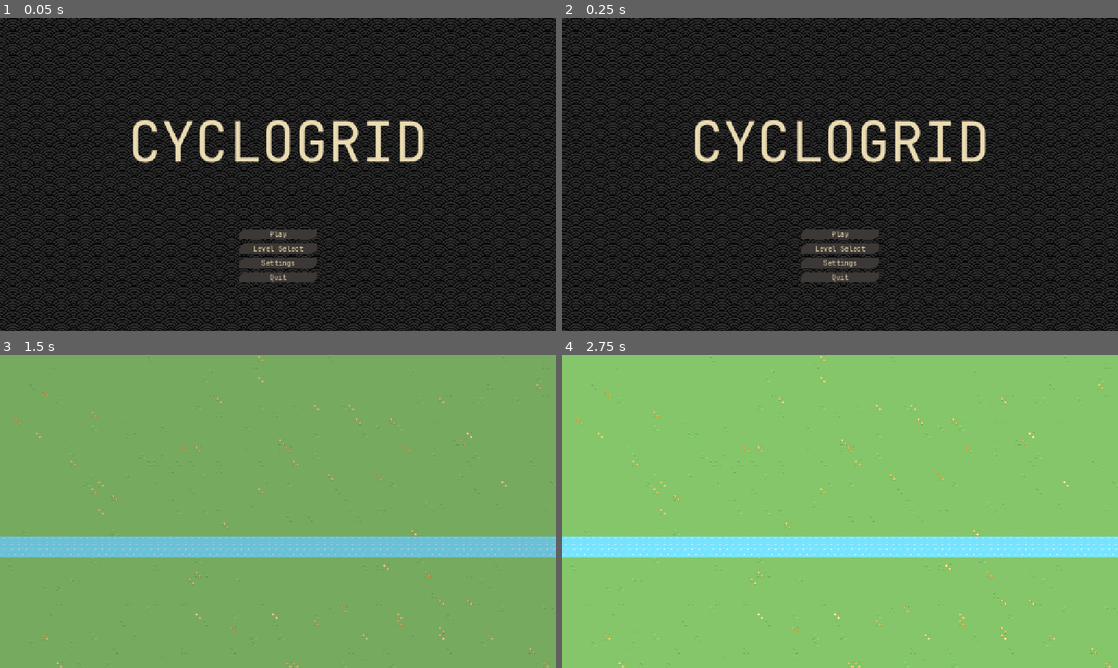
Above: before the commit, frames 1-4 (two rows, left to right).
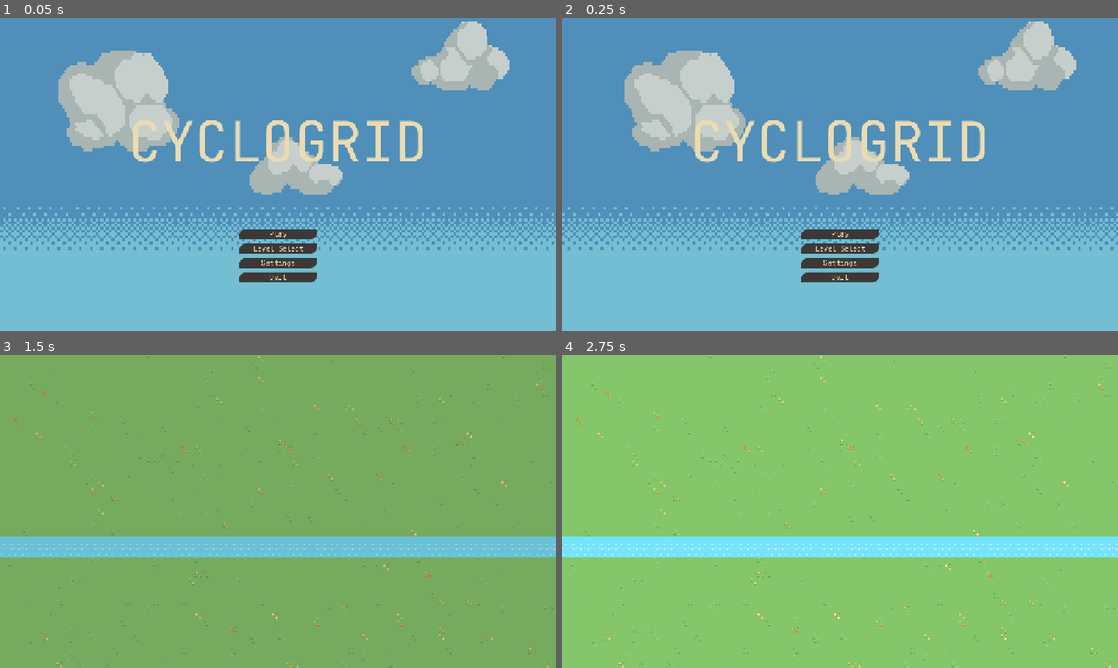
Above: after the commit, the same moments.

Repository: hutnerr/gmtk-jam-2025
Game: Godot game, scene res://00_main/Main.tscn
The game is run twice, just before and just after one commit, with the same random seed, the same clock (stepped at 60 frames per second) and the same inputs.
Inputs (mouse positions are in pixels of both pictures, inside the frame that each line leads up to):
- Up to frame 1 (0.05 s): no input
- Up to frame 2 (0.25 s): no input
- Up to frame 3 (1.5 s): click "Play" at 0.5 s; move the mouse to (400, 495) at 1.27 s
- Up to frame 4 (2.75 s): tap Enter at 2 s; move the mouse to (728, 527) at 2.02 s

The runs differ from the first frame. In frame 1, 97% of the frame differs, in the area x 0-100%, y 0-100%; in frame 2, 97%; in frame 3, 0.4%; in frame 4, 0.5%.

Commit message:
More art

Diff:
--- a/00_main/Main.tscn
+++ b/00_main/Main.tscn
@@ -1,10 +1,12 @@
-[gd_scene load_steps=6 format=3 uid="uid://o3ryldcogx2y"]
+[gd_scene load_steps=8 format=3 uid="uid://o3ryldcogx2y"]
 
 [ext_resource type="Script" uid="uid://cd27x07d34w5s" path="res://00_main/main.gd" id="1_f4613"]
 [ext_resource type="PackedScene" uid="uid://cl5g7tjmjq45r" path="res://01_user-interface/main-menu/MainMenu.tscn" id="2_utqqy"]
-[ext_resource type="Texture2D" uid="uid://dou3ebvsncpos" path="res://99_assets/endless-clouds.svg" id="4_fm26s"]
+[ext_resource type="Texture2D" uid="uid://byxe41kpy3k0f" path="res://99_assets/background/Pralax Background-Sky.png" id="4_h3sfl"]
 [ext_resource type="Script" uid="uid://ei132lunx33x" path="res://00_main/parallax.gd" id="4_hka2u"]
 [ext_resource type="PackedScene" uid="uid://d0778cg3m1y6u" path="res://music/main_theme.tscn" id="5_hka2u"]
+[ext_resource type="Texture2D" uid="uid://bxaqf7sfyfas2" path="res://99_assets/background/Pralax Background-Clouds.png" id="5_ko1dt"]
+[ext_resource type="Texture2D" uid="uid://mpikqki8s2ec" path="res://99_assets/background/Pralax Background-Bushes.png" id="6_e244q"]
 
 [node name="Main" type="Node"]
 process_mode = 3
@@ -14,29 +16,50 @@
 
 [node name="MainMenu" parent="UserInterface" instance=ExtResource("2_utqqy")]
 
+[node name="Background2" type="ParallaxBackground" parent="."]
+follow_viewport_enabled = true
+scroll_offset = Vector2(1, 0)
+script = ExtResource("4_hka2u")
+scrollSpeed = Vector2(1, 0)
+
+[node name="Sky Parallax" type="ParallaxLayer" parent="Background2"]
+motion_scale = Vector2(30, 30)
+motion_mirroring = Vector2(1500, 0)
+
+[node name="Sky" type="TextureRect" parent="Background2/Sky Parallax"]
+custom_minimum_size = Vector2(1500, 900)
+offset_right = 1200.0
+offset_bottom = 900.0
+texture = ExtResource("4_h3sfl")
+
 [node name="Background" type="ParallaxBackground" parent="."]
 follow_viewport_enabled = true
 script = ExtResource("4_hka2u")
+scrollSpeed = Vector2(50, 0)
 
-[node name="Panel" type="Panel" parent="Background"]
+[node name="Cloud Parallax" type="ParallaxLayer" parent="Background"]
+motion_mirroring = Vector2(1200, 0)
+
+[node name="TextureRect" type="TextureRect" parent="Background/Cloud Parallax"]
+custom_minimum_size = Vector2(1200, 900)
+offset_right = 1200.0
+offset_bottom = 900.0
+size_flags_horizontal = 6
+size_flags_vertical = 6
+texture = ExtResource("5_ko1dt")
+
+[node name="Bushes" type="TextureRect" parent="Background"]
+visible = false
 anchors_preset = 15
 anchor_right = 1.0
 anchor_bottom = 1.0
+offset_left = -4.0
+offset_top = 99.0
+offset_right = -4.0
+offset_bottom = 99.0
 grow_horizontal = 2
 grow_vertical = 2
-
-[node name="ParallaxLayer" type="ParallaxLayer" parent="Background"]
-motion_scale = Vector2(0.5, 0.5)
-motion_mirroring = Vector2(1400, 0)
-
-[node name="TextureRect" type="TextureRect" parent="Background/ParallaxLayer"]
-custom_minimum_size = Vector2(1400, 800)
-offset_right = 40.0
-offset_bottom = 40.0
-size_flags_horizontal = 3
-size_flags_vertical = 3
-texture = ExtResource("4_fm26s")
-stretch_mode = 1
+texture = ExtResource("6_e244q")
 
 [node name="MainTheme" parent="." instance=ExtResource("5_hka2u")]
 autoplay = true
--- a/00_main/parallax.gd
+++ b/00_main/parallax.gd
@@ -1,6 +1,6 @@
 extends ParallaxBackground
 
-var scroll_speed := Vector2(30, 0)
+@export var scrollSpeed: Vector2 = Vector2(30, 0)
 
 func _process(delta: float) -> void:
-	scroll_offset += scroll_speed * delta
+	scroll_offset += scrollSpeed * delta
--- a/04_objects/level-completion/completion.tscn
+++ b/04_objects/level-completion/completion.tscn
@@ -2,7 +2,7 @@
 
 [ext_resource type="Script" uid="uid://5a6dcq15c2t7" path="res://03_components/state-machine-component/state_machine.gd" id="1_5boi4"]
 [ext_resource type="Script" uid="uid://bbc7nhcj0ean5" path="res://03_components/state-machine-component/state.gd" id="2_qeswq"]
-[ext_resource type="Texture2D" uid="uid://kgl176grg764" path="res://99_assets/Rat.png" id="3_qeswq"]
+[ext_resource type="Texture2D" uid="uid://kgl176grg764" path="res://99_assets/sprites/Rat.png" id="3_qeswq"]
 
 [sub_resource type="RectangleShape2D" id="RectangleShape2D_5boi4"]
 size = Vector2(13, 13.5)
--- a/project.godot
+++ b/project.godot
@@ -34,4 +34,5 @@
 
 [rendering]
 
+textures/canvas_textures/default_texture_filter=0
 renderer/rendering_method="mobile"
Binary file added: 99_assets/background/Pralax Background-Bushes.png
Not shown, added: 99_assets/background/Pralax Background-Bushes.png.import
Binary file added: 99_assets/background/Pralax Background-Clouds.png
Not shown, added: 99_assets/background/Pralax Background-Clouds.png.import
Binary file added: 99_assets/background/Pralax Background-Sky.png
Not shown, changed: 99_assets/background/Pralax Background-Sky.png.import
Renamed: 99_assets/Cream Bunny.png -> 99_assets/sprites/Cream Bunny.png
Not shown, added: 99_assets/sprites/Cream Bunny.png.import
Renamed: 99_assets/Fruits.png -> 99_assets/sprites/Fruits.png
Not shown, changed: 99_assets/sprites/Fruits.png.import
Renamed: 99_assets/Rat.png -> 99_assets/sprites/Rat.png
Not shown, changed: 99_assets/sprites/Rat.png.import
